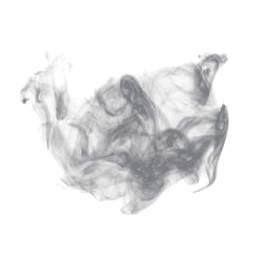
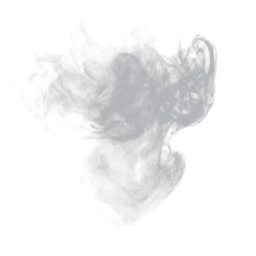
Before/after of a 256x256 layered artwork. What changed in the layer stack:
showed "Layer 5" over [11, 21, 220, 228]
hid "Layer 2" over [19, 49, 229, 215]
